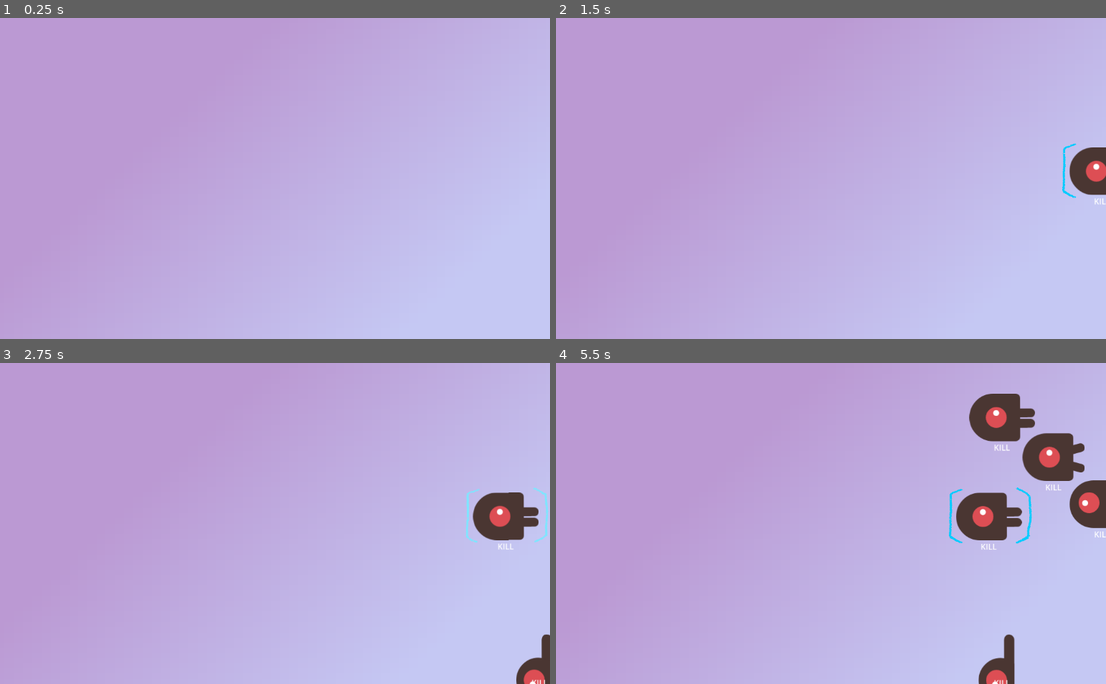
Above: before the commit, frames 1-4 (two rows, left to right).
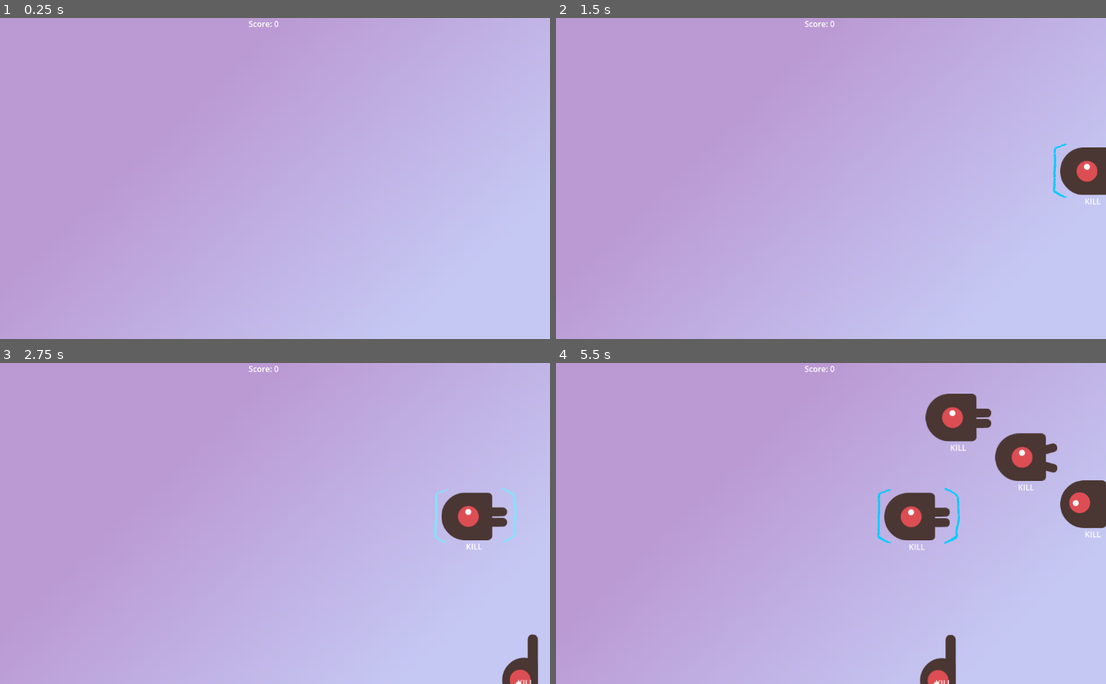
Above: after the commit, the same moments.

Repository: mkultra-games/wizard-type
Game: Godot game, scene res://main.tscn
Same seed, same stepped clock (60 frames per second), same inputs: the game is played once before the commit and once after it.
Inputs:
- Up to frame 1 (0.25 s): no input
- Up to frame 2 (1.5 s): tap Enter at 0.5 s
- Up to frame 3 (2.75 s): no input
- Up to frame 4 (5.5 s): no input

The runs differ from the first frame. In frame 1, less than 0.1% of the frame differs, in the area x 45-51%, y 0-3%; in frame 2, 0.8%; in frame 3, 3.0%; in frame 4, 9.1%, in the area x 45-100%, y 0-100%.
Error before the commit: Invalid access of index '0' on a base object of type: 'Array[Node]'. (res://main.gd:67)
Error after the commit: Invalid access of index '0' on a base object of type: 'Array[Node]'. (res://main.gd:76)

Commit message:
added score and restart

Diff:
--- a/death_zone.gd
+++ b/death_zone.gd
@@ -1,11 +1,6 @@
-extends StaticBody2D
+extends Area2D
 
+signal hit
 
-# Called when the node enters the scene tree for the first time.
-func _ready():
-	pass # Replace with function body.
-
-
-# Called every frame. 'delta' is the elapsed time since the previous frame.
-func _process(delta):
-	pass
+func _on_body_entered(body):
+	hit.emit()
--- a/death_zone.tscn
+++ b/death_zone.tscn
@@ -2,12 +2,14 @@
 
 [ext_resource type="Script" path="res://death_zone.gd" id="1_24xby"]
 
-[sub_resource type="RectangleShape2D" id="RectangleShape2D_3ncp6"]
-size = Vector2(13, 693)
+[sub_resource type="RectangleShape2D" id="RectangleShape2D_skf3v"]
+size = Vector2(38, 677)
 
-[node name="StaticBody2D" type="StaticBody2D"]
+[node name="DeathZone" type="Area2D"]
 script = ExtResource("1_24xby")
 
 [node name="CollisionShape2D" type="CollisionShape2D" parent="."]
-position = Vector2(-3.5, 336.5)
-shape = SubResource("RectangleShape2D_3ncp6")
+position = Vector2(-14, 328.5)
+shape = SubResource("RectangleShape2D_skf3v")
+
+[connection signal="body_entered" from="." to="." method="_on_body_entered"]
--- /dev/null
+++ b/hud.gd
@@ -0,0 +1,6 @@
+extends CanvasLayer
+
+
+# Called when the node enters the scene tree for the first time.
+func _ready():
+	$Retry.hide()
--- /dev/null
+++ b/hud.tscn
@@ -0,0 +1,43 @@
+[gd_scene load_steps=3 format=3 uid="uid://dl2vwq2nilrg0"]
+
+[ext_resource type="Script" path="res://hud.gd" id="1_1kad8"]
+[ext_resource type="Script" path="res://score.gd" id="2_ilatu"]
+
+[node name="HUD" type="CanvasLayer"]
+script = ExtResource("1_1kad8")
+
+[node name="Score" type="Label" parent="."]
+anchors_preset = 5
+anchor_left = 0.5
+anchor_right = 0.5
+offset_left = -30.5
+offset_right = 30.5
+offset_bottom = 23.0
+grow_horizontal = 2
+text = "Score: 0"
+script = ExtResource("2_ilatu")
+
+[node name="Retry" type="ColorRect" parent="."]
+anchors_preset = 15
+anchor_right = 1.0
+anchor_bottom = 1.0
+grow_horizontal = 2
+grow_vertical = 2
+size_flags_vertical = 3
+color = Color(0, 0, 0, 0.470588)
+
+[node name="Label" type="Label" parent="Retry"]
+layout_mode = 1
+anchors_preset = 8
+anchor_left = 0.5
+anchor_top = 0.5
+anchor_right = 0.5
+anchor_bottom = 0.5
+offset_left = -20.0
+offset_top = -11.5
+offset_right = 20.0
+offset_bottom = 11.5
+grow_horizontal = 2
+grow_vertical = 2
+text = "Press Enter to retry
+"
--- a/main.gd
+++ b/main.gd
@@ -6,6 +6,14 @@
 var active_enemy = null
 var current_letter_index = -1
 var selection_index = 0
+
+func new_game():
+	$EnemyTimer.start()
+
+func game_over():
+	$EnemyTimer.stop()
+	$HUD/Retry.show()
+
 
 func update_active_enemy_list():
 	active_enemy_list = get_tree().get_nodes_in_group("enemies")
@@ -30,7 +38,7 @@
 
 # Called when the node enters the scene tree for the first time.
 func _ready():
-	pass # Replace with function body.
+	new_game()
 
 func _on_enemy_timer_timeout():
 	var en = enemy_scene.instantiate()
@@ -42,10 +50,11 @@
 	en.position = en_spawn.position
 	en.rotation = direction
 
-	var velocity = Vector2(randf_range(60.0,110.0),0.0)
+	var velocity = Vector2(randf_range(100.0,150.0),0.0)
 	en.linear_velocity = velocity.rotated(direction)
 
 	add_child(en)
+	en.destroyed.connect($HUD/Score._on_en_destroyed.bind())
 	update_active_enemy_list()
 	if active_enemy == null:
 		if !active_enemy_list[0].get_dead():
@@ -56,8 +65,8 @@
 
 func _unhandled_key_input(event):
 	if event.pressed:
-		if event.as_text_key_label() == "Escape":
-			get_tree().call_group("enemies","not_selectable")
+		if event.as_text_key_label() == "Enter" and $HUD/Retry.visible:
+			get_tree().reload_current_scene()
 		elif event.as_text_key_label() == "Tab":
 			selection_index += 1
 			select_mode_enemy_list()
@@ -84,3 +93,7 @@
 					active_enemy.destroy()
 					active_enemy = null
 					update_active_enemy_list()
+
+
+func _on_death_zone_hit():
+	game_over();
--- a/main.tscn
+++ b/main.tscn
@@ -1,7 +1,9 @@
-[gd_scene load_steps=6 format=3 uid="uid://bqmjj1qxt42uw"]
+[gd_scene load_steps=8 format=3 uid="uid://bqmjj1qxt42uw"]
 
 [ext_resource type="Script" path="res://main.gd" id="1_r4vrc"]
 [ext_resource type="PackedScene" uid="uid://bigj0kpvroogv" path="res://enemy.tscn" id="2_nrld7"]
+[ext_resource type="PackedScene" uid="uid://c3c2mbnhewdrh" path="res://death_zone.tscn" id="3_f06dj"]
+[ext_resource type="PackedScene" uid="uid://dl2vwq2nilrg0" path="res://hud.tscn" id="4_13tks"]
 
 [sub_resource type="Gradient" id="Gradient_vuwjp"]
 colors = PackedColorArray(0.735133, 0.600676, 0.827814, 1, 0.774505, 0.785052, 0.955751, 1)
@@ -34,6 +36,10 @@
 rotation = 1.5679
 
 [node name="EnemyTimer" type="Timer" parent="."]
-autostart = true
+
+[node name="DeathZone" parent="." instance=ExtResource("3_f06dj")]
+
+[node name="HUD" parent="." instance=ExtResource("4_13tks")]
 
 [connection signal="timeout" from="EnemyTimer" to="." method="_on_enemy_timer_timeout"]
+[connection signal="hit" from="DeathZone" to="." method="_on_death_zone_hit"]
--- /dev/null
+++ b/score.gd
@@ -0,0 +1,7 @@
+extends Label
+
+var score = 0
+# Called when the node enters the scene tree for the first time.
+func _on_en_destroyed():
+	score += 1
+	text = "Score: %s" % score
